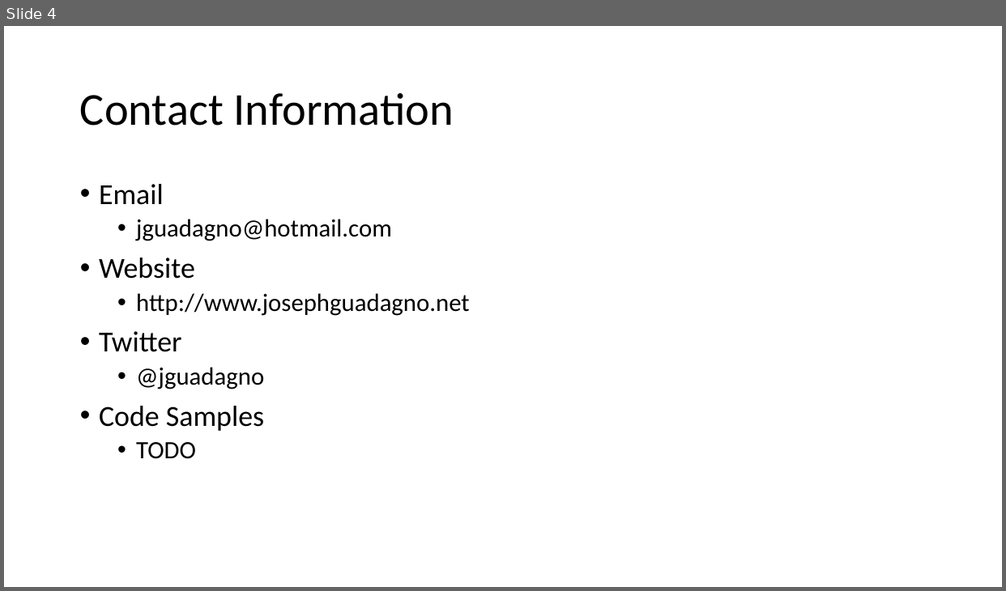
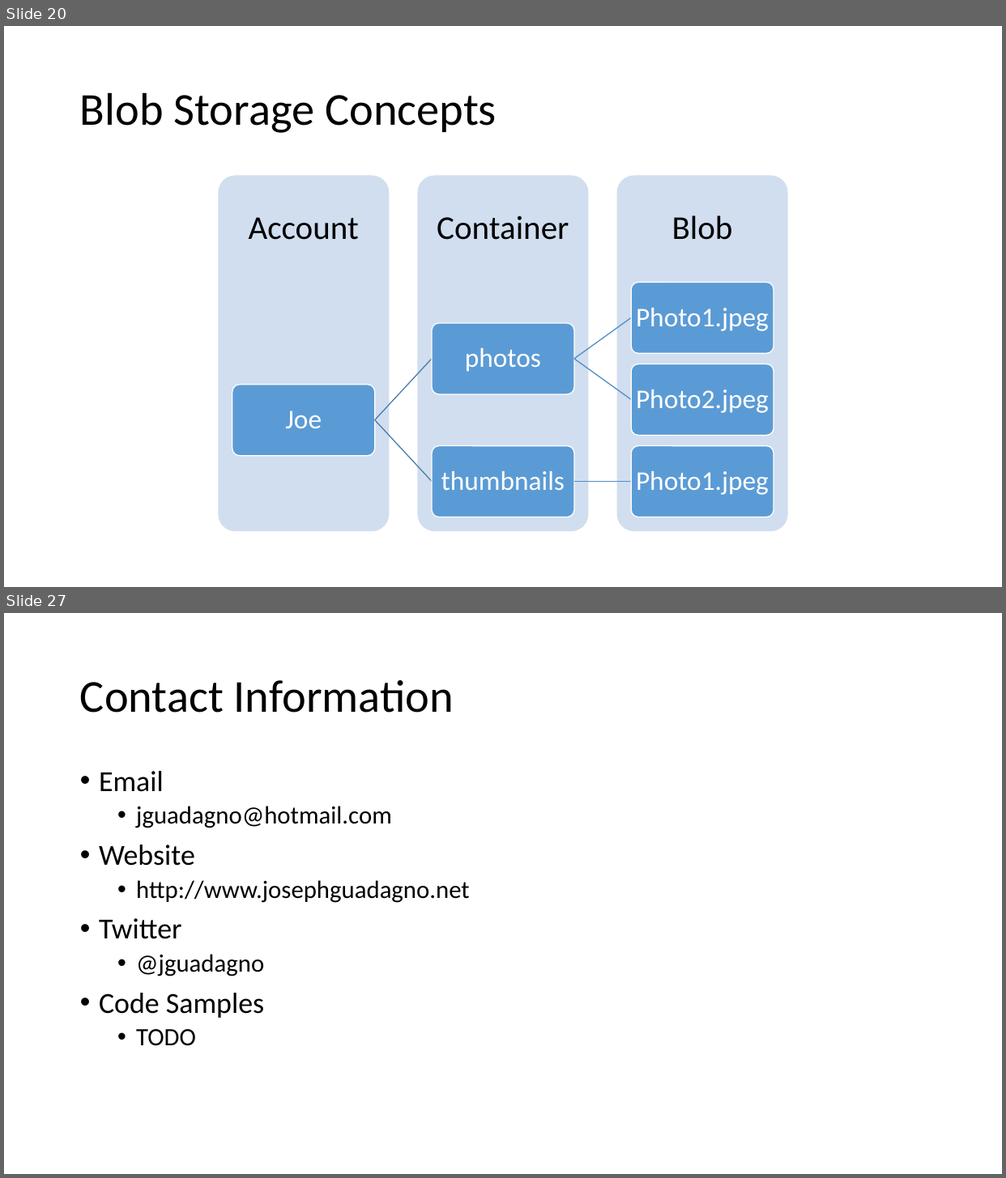
Before and after one commit to jguadagno/AzurePhotos, a slide deck: Azure Cloud Services.pptx. Shown one above the other, each under a label of ours: slide 4 before the commit, slides 20 and 27 after it; the slides between them are not shown. The pictures are 1006x591 and 1006x1178 pixels, drawn with LibreOffice and Linux fonts; fonts in the diff are those of the drawing. Boxes give left, top, right and bottom in pixels: in the first picture for what was removed or moved away, otherwise in the second. Text is boxed around its words. In the diff, an @@ line names an element or a change of style, - is before the commit and + after.

```diff
--- a/Azure Cloud Services.pptx
+++ b/Azure Cloud Services.pptx
@@ slide 20 added at (4,26,1002,587), background #FFFFFF @@
@@ title added at (80,92,496,133), 44 pt, text #000000 @@
+Blob Storage Concepts
@@ group added at (218,176,788,532): 9 rounded rectangles, 9 texts, 5 freeform shapes @@
+Blob
+Container
+Account
+Joe
+photos
+Photo1.jpeg
+Photo2.jpeg
+thumbnails
+Photo1.jpeg
@@ what was slide 4 is now slide 27 @@
```
Also in this commit, not shown: 2 slides changed, 22 other slides added.
